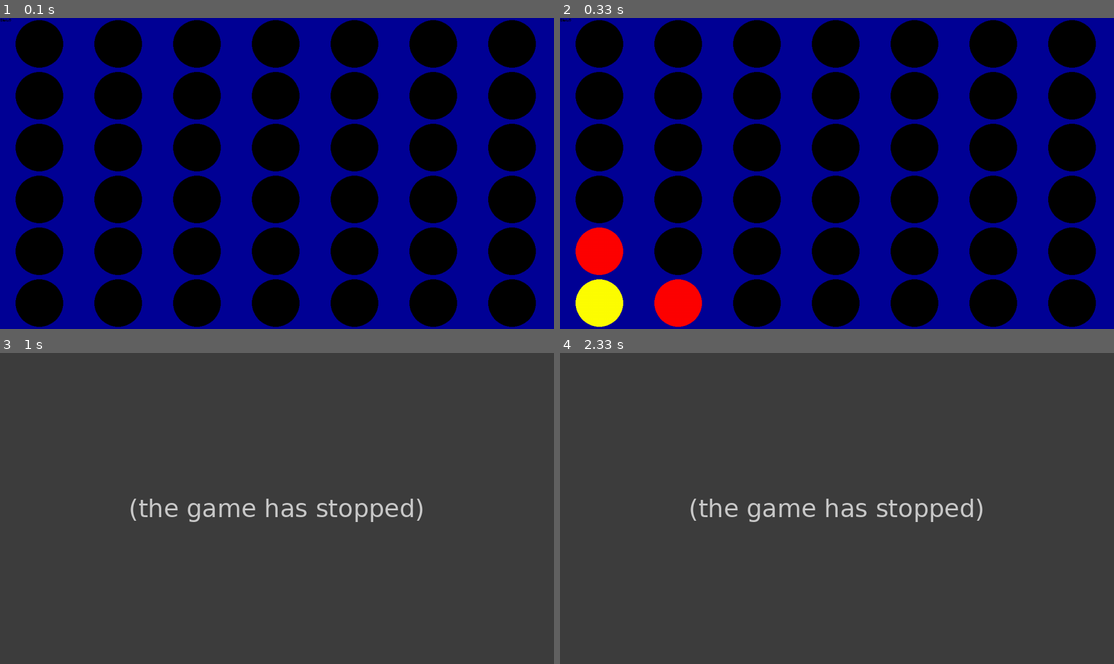
Above: before the commit, frames 1-4 (two rows, left to right).
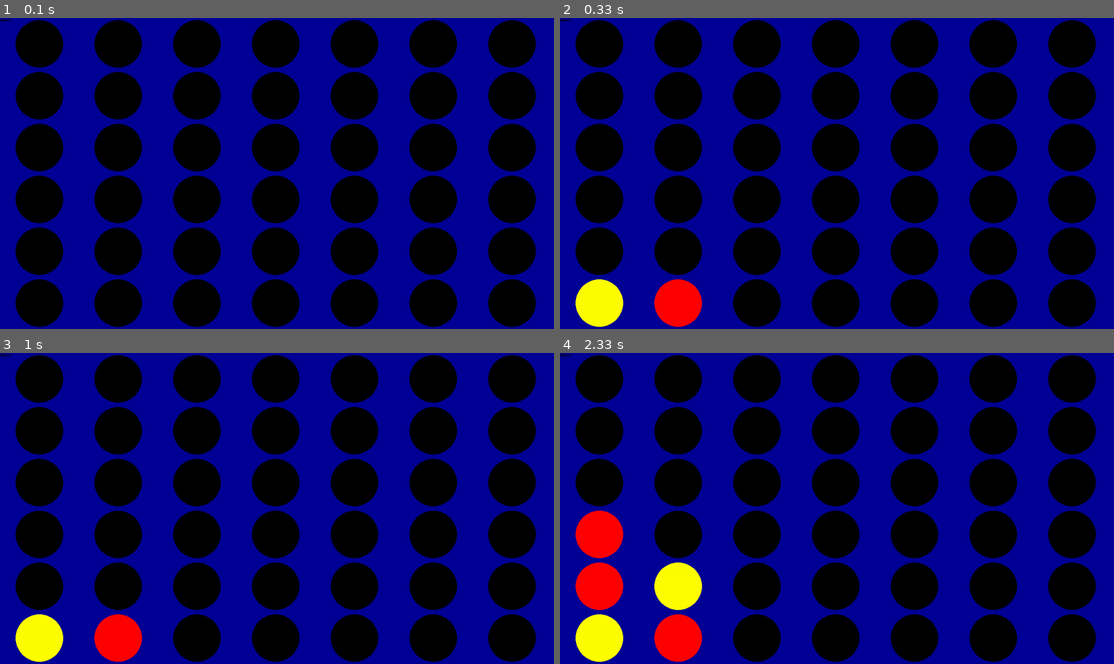
Above: after the commit, the same moments.

Repository: Iain4/connect_5
Game: pygame game, started from main_connect_x.py
Two runs of this game, one before a commit and one after it. Both use one fixed random seed, a clock stepped at 60 frames per second and the inputs below.
Inputs:
- Up to frame 1 (0.1 s): no input
- Up to frame 2 (0.33 s): no input
- Up to frame 3 (1 s): hold Esc 0.33-0.8 s; hold Right 0.33-0.8 s; tap Enter at 0.83 s
- Up to frame 4 (2.33 s): hold Esc from 2.17 s (still down); hold Left from 2.17 s (still down)

Frame 1 is identical in both runs. In frame 2, 1.0% of the frame differs, in the area x 2-12%, y 67-83%; in frame 3, 100%, in the area x 0-100%, y 0-100%; in frame 4, 100%.
Before the commit the program exited at 0.4 s; later frames show no game.

Commit message:
made handle keys better

Diff:
--- a/Gameplay_Happenater.py
+++ b/Gameplay_Happenater.py
@@ -40,21 +40,33 @@
         self.cir_rad = int(min([self.row_px, self.slot_px])/2 - 5)
         self.curr_slot = 0
 
-
+    # will need to make handle inputs state depedant
+    # or write a new one for each state once i make menus
     def handle_inputs(self):
+        # returns the players move
         for event in pg.event.get():
             if event.type == pg.QUIT:
                 self.set_state("close")
 
             elif event.type == pg.KEYDOWN:
-                if event.key == pg.K_ESCAPE:
-                    self.set_running(False)
-                elif event.key == pg.K_LEFT:
-                    self.curr_slot = int((self.curr_slot - 1) % self.slots)
-                elif event.key == pg.K_RIGHT:
-                    self.curr_slot = int((self.curr_slot + 1) % self.slots)
-                elif event.key in (pg.K_RETURN, pg.K_SPACE):
-                    return self.curr_slot
+                match event.key:
+                    # escape needs to pause / play etc. so gets its own match case
+                    case pg.K_ESCAPE:
+                        match self.get_state():
+                            case "gaming":
+                                self.set_state("paused")
+                            case "won":
+                                self.set_state("close")
+                            case "paused":
+                                self.set_state("gaming")
+                    case pg.K_q:
+                        self.set_state("close")
+                    case pg.K_LEFT:
+                        self.curr_slot = int((self.curr_slot - 1) % self.slots)
+                    case pg.K_RIGHT:
+                        self.curr_slot = int((self.curr_slot + 1) % self.slots)
+                    case pg.K_RETURN | pg.K_SPACE:
+                        return self.curr_slot
         return None
 
 
@@ -119,7 +131,7 @@
 
 
     def pause(self):
-        ...
+        self.handle_inputs()
 
 
     def win_display(self, win_spots):
--- a/main_connect_x.py
+++ b/main_connect_x.py
@@ -14,12 +14,12 @@
 # - animate peice drops - unlink frame rate and logic?
 # - make everything look better
 
-players = (Bob, Collin)
+players = (Bob, Bob)
 def main():
     game = Gameplay_Happenater(
         connect_num=CONNECT_NUM,
         players=players,
-        frame_rate=60 if not any(players) else 10,
+        frame_rate=60 if not any(players) else 8,
         # res=(1920, 1080)
     )
     game.run()
